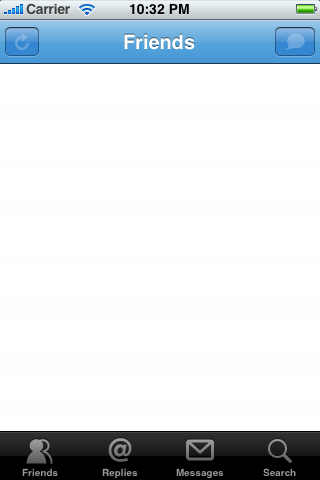
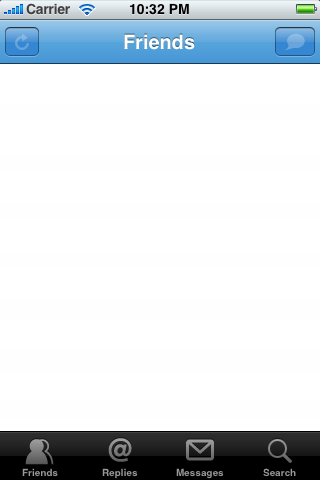
Layer changes from the first 320 × 480 image to the second:
added layer "Layer 4" above "Layer 3" over (x1=25, y1=438, x2=54, y2=465)
